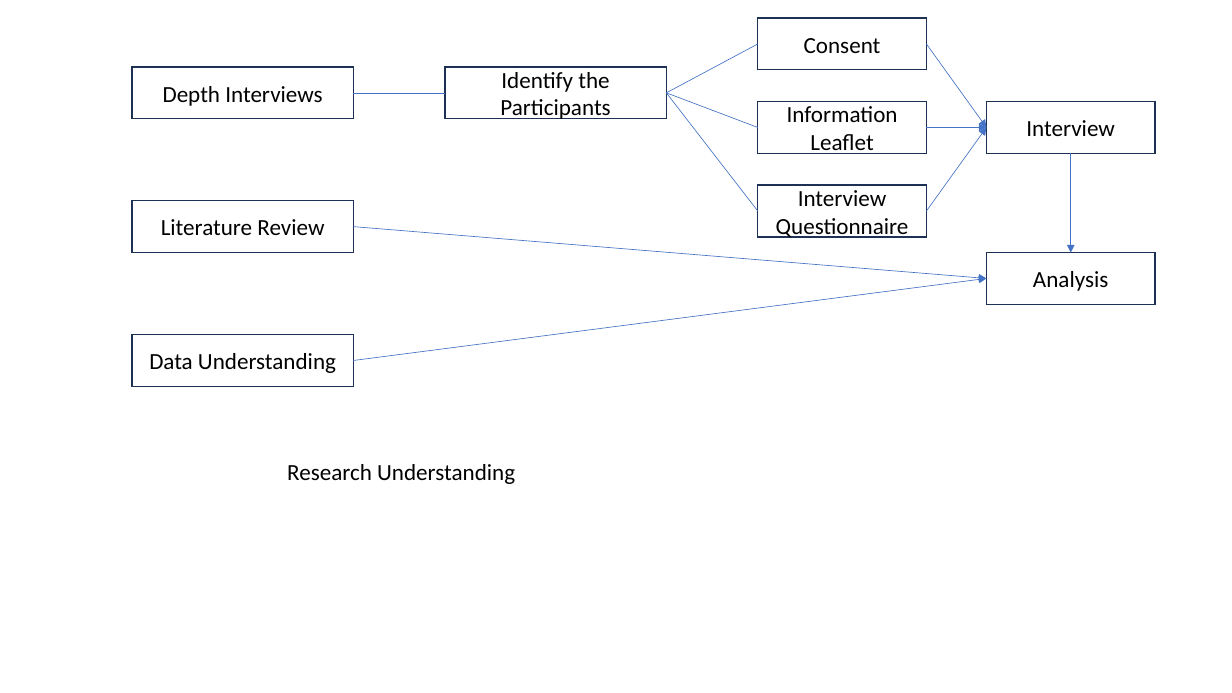
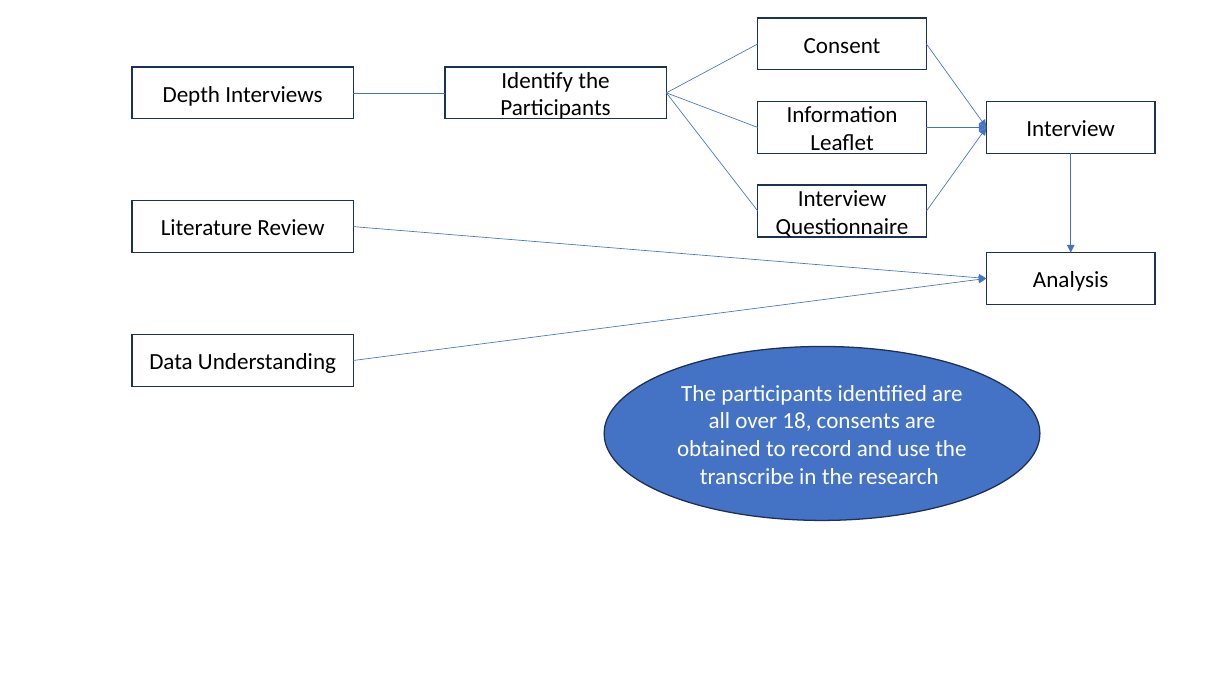
Before and after one commit to raku43/MScDACapstone, a slide deck: slide 2 of PPT_Msc_Capstone.pptx (slide 1 before the commit). Drawn at 1232x693 pixels with LibreOffice and Linux fonts; fonts in the diff are those of the drawing. Boxes give left, top, right and bottom in pixels: in the first picture for what was removed or moved away, otherwise in the second. Text is boxed around its words. In the diff, an @@ line names an element or a change of style, - is before the commit and + after.

Commit message:
PPT for ViVa

```diff
--- a/PPT_Msc_Capstone.pptx
+++ b/PPT_Msc_Capstone.pptx
@@ ellipse added at box(604, 347, 1041, 520), fill #4472C4, outline #1E3256 1 pt, 18 pt, text #FFFFFF @@
+The participants identified are all over 18, consents are obtained to record and use the transcribe in the research
@@ text removed at box(287, 464, 515, 484) @@
-Research Understanding
```
Also in this commit, not shown: 1 other slide changed, 1 slide added.
